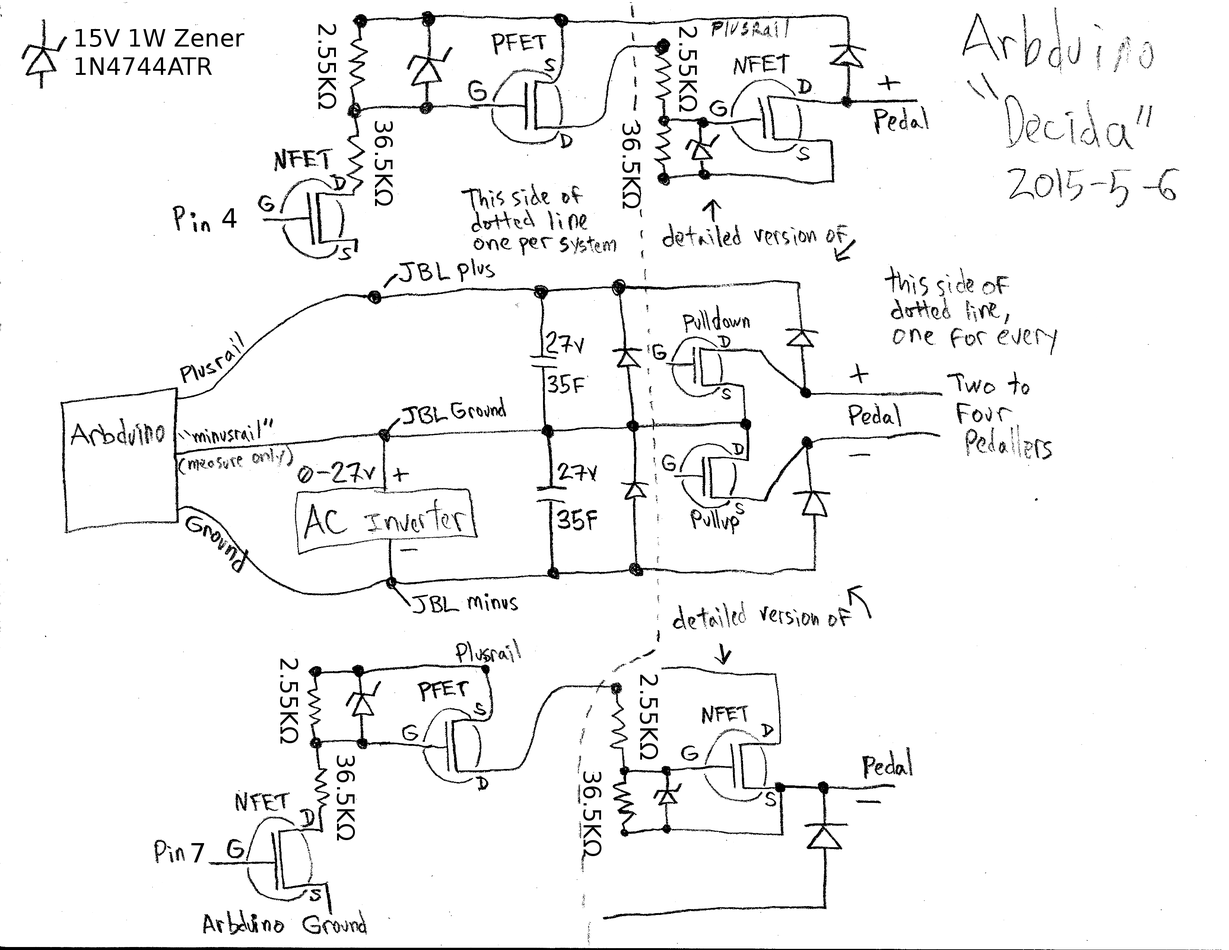
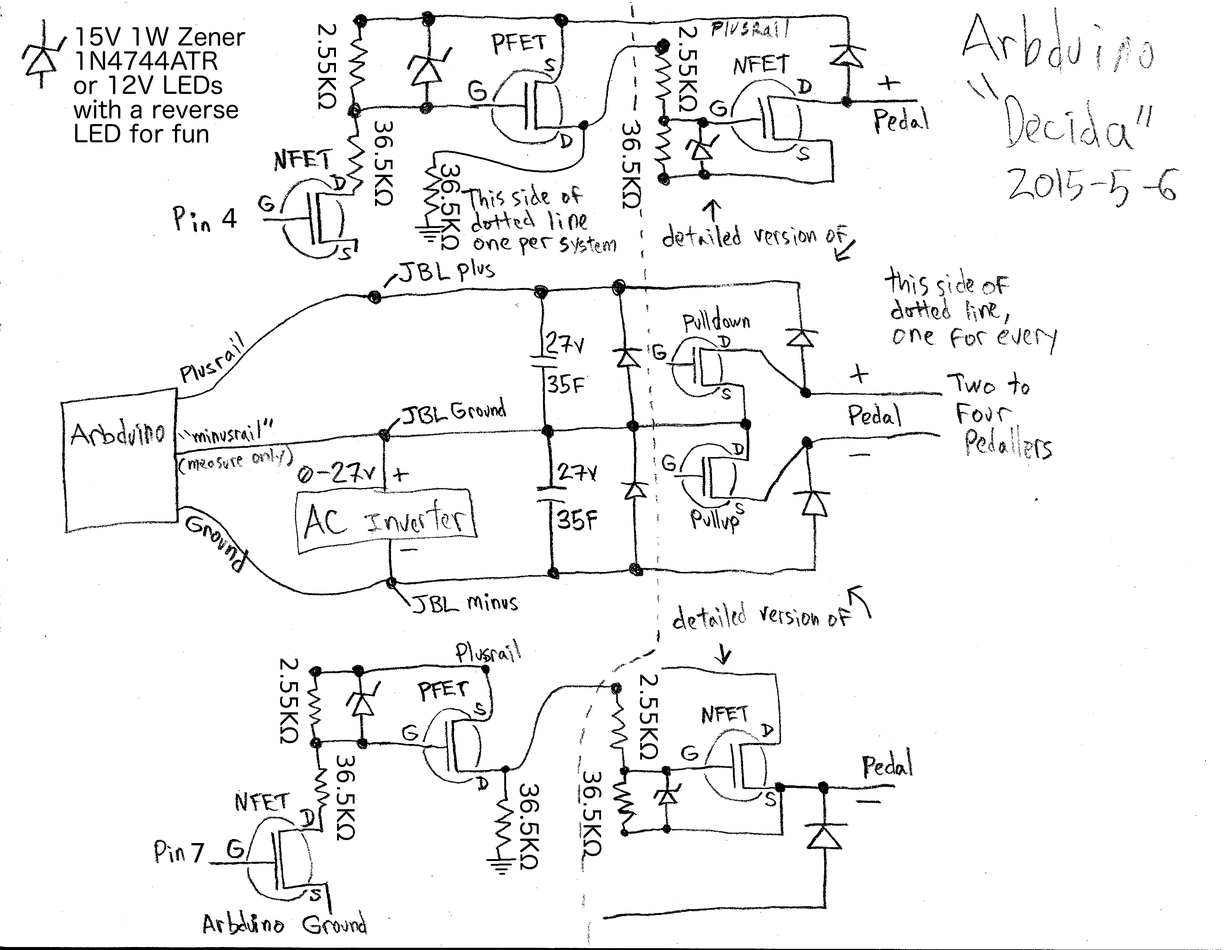
Layered file, before and after one edit (1229 × 950). Changes by layer:
painted on "15V 1W Zener ..." over [73, 26, 246, 144]
added layer "36.5KΩ #1" above "36.5KΩ" over [440, 163, 461, 251]
added layer "36.5KΩ" above "36.5KΩ ... #1" over [519, 783, 540, 870]
painted on "Layer" over [414, 120, 589, 875]
